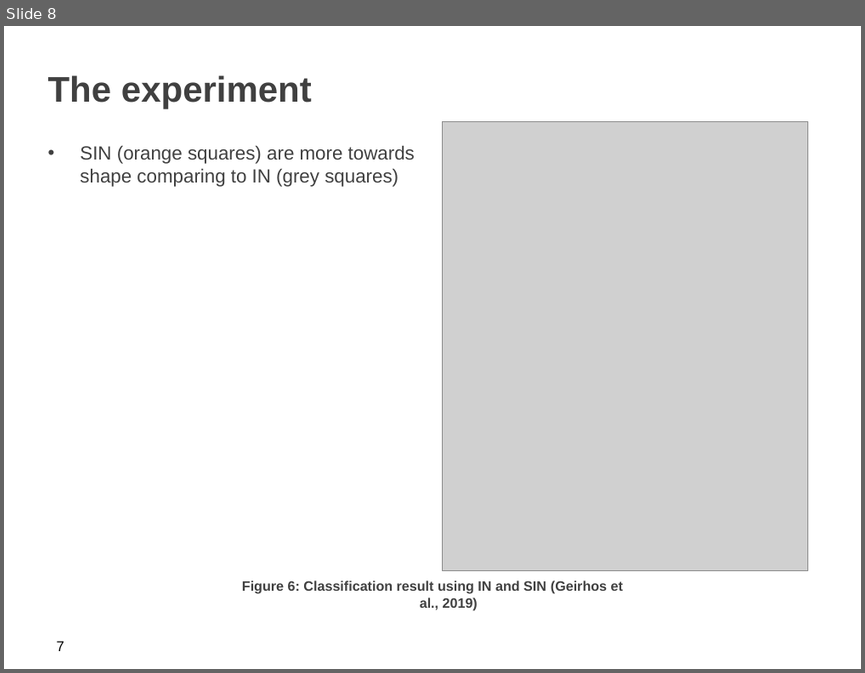
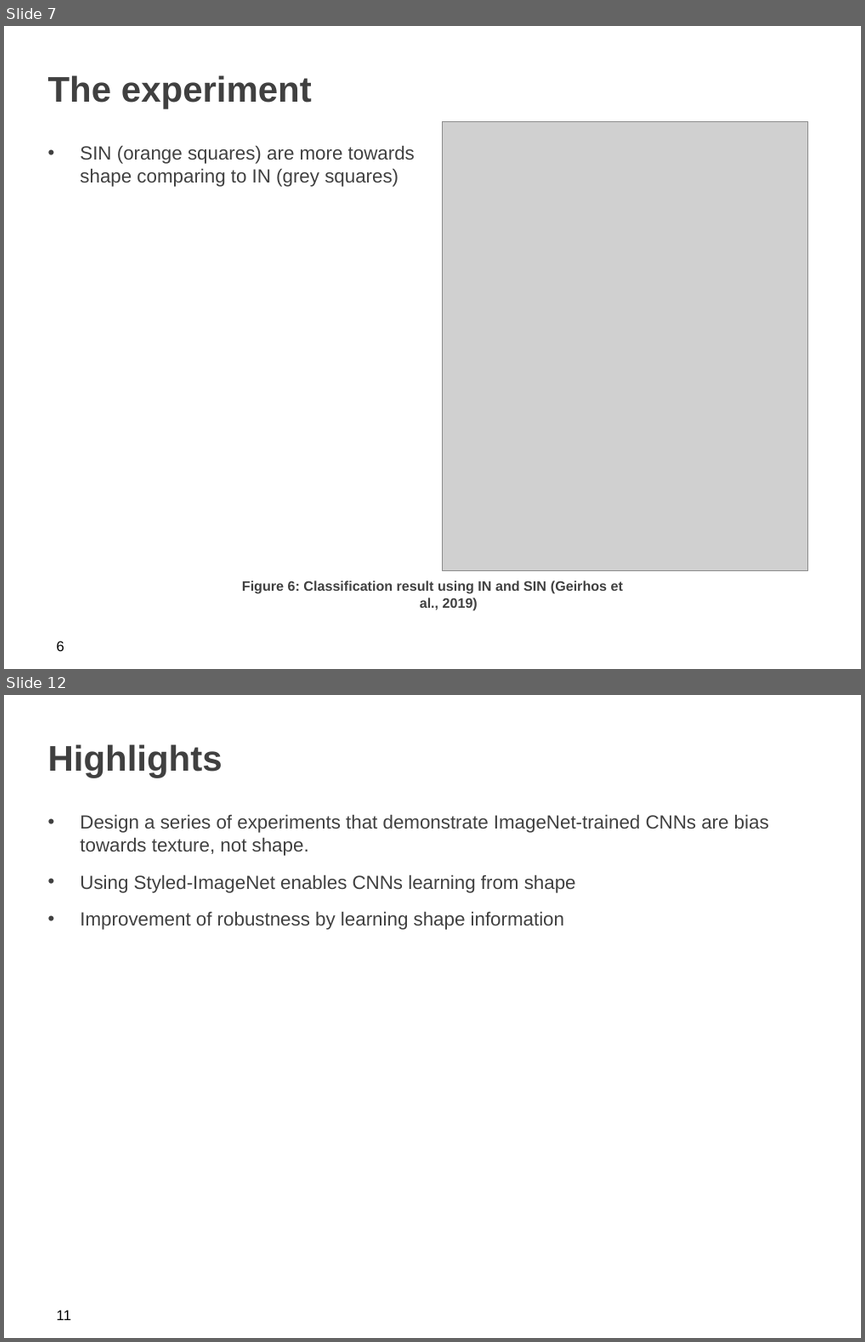
Before and after one commit to iamzifei/research, a slide deck: paper/ImageNet-trained CNNs are biased towards texture.pptx. Shown one above the other, each under a label of ours: slide 8 before the commit, slides 7 and 12 after it; the slides between them are not shown. The pictures are 865x673 and 865x1342 pixels, drawn with LibreOffice and Linux fonts; fonts in the diff are those of the drawing; grey boxes stand for pictures; background and template pictures are left out. Boxes give left, top, right and bottom in pixels: in the first picture for what was removed or moved away, otherwise in the second. Text is boxed around its words. In the diff, an @@ line names an element or a change of style, - is before the commit and + after.

```diff
--- a/paper/ImageNet-trained CNNs are biased towards texture.pptx
+++ b/paper/ImageNet-trained CNNs are biased towards texture.pptx
@@ slide 12 added at <box>4,695,861,1338</box>, background picture (left out) @@
@@ title added at <box>48,744,222,778</box>, 30 pt, text #404040, bold @@
+Highlights
@@ text added at <box>80,814,769,930</box>, 16 pt, text #404040 @@
+• Design a series of experiments that demonstrate ImageNet-trained CNNs are bias towards texture, not shape.
+• Using Styled-ImageNet enables CNNs learning from shape
+• Improvement of robustness by learning shape information
@@ page number added at <box>57,1310,71,1320</box>, 12 pt, text #000000 @@
+11
@@ what was slide 8 is now slide 7 @@
@@ page number at <box>57,641,64,651</box>: text changed @@
-7
+6
```
Also in this commit, not shown: 2 slides changed, 3 other slides added, 1 other file.
